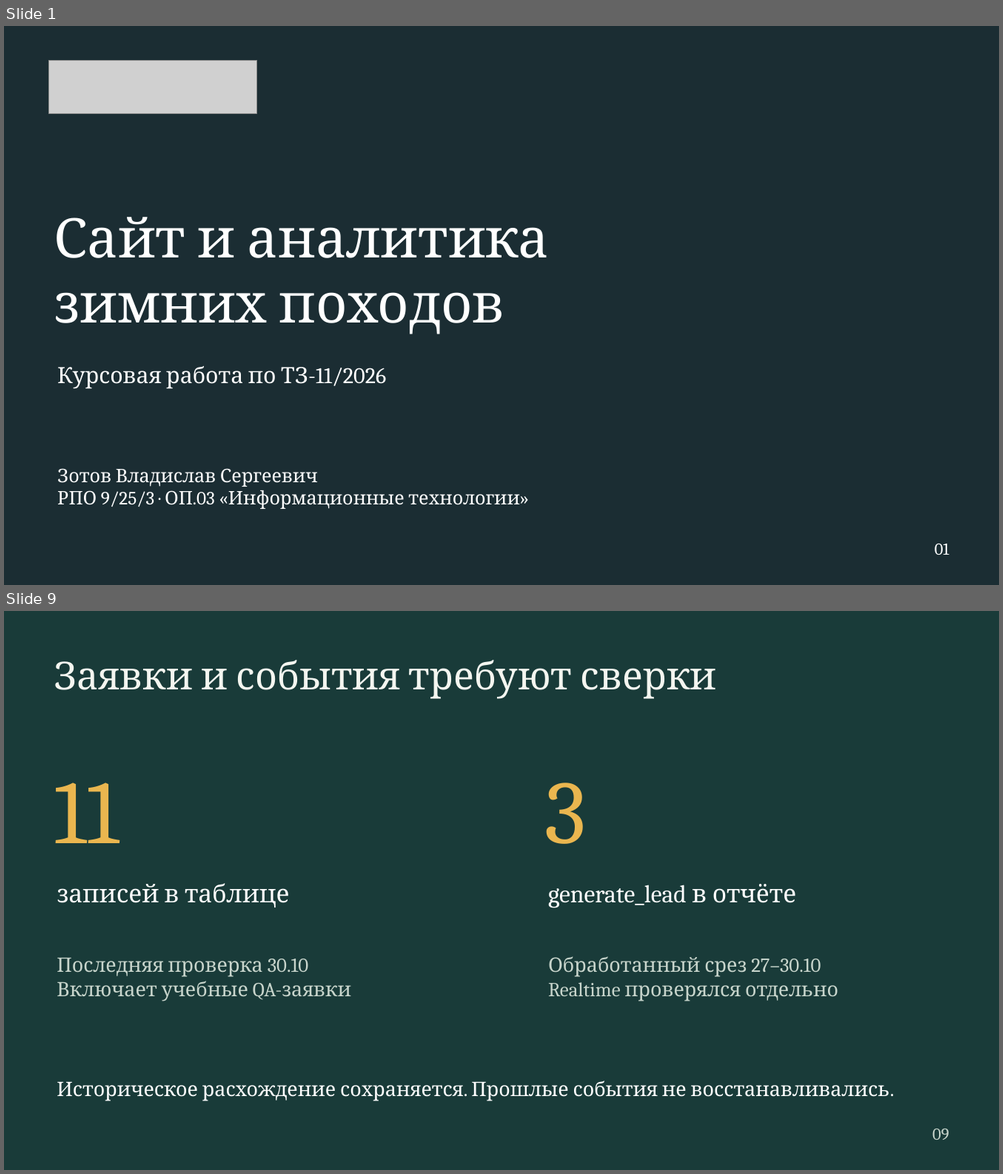
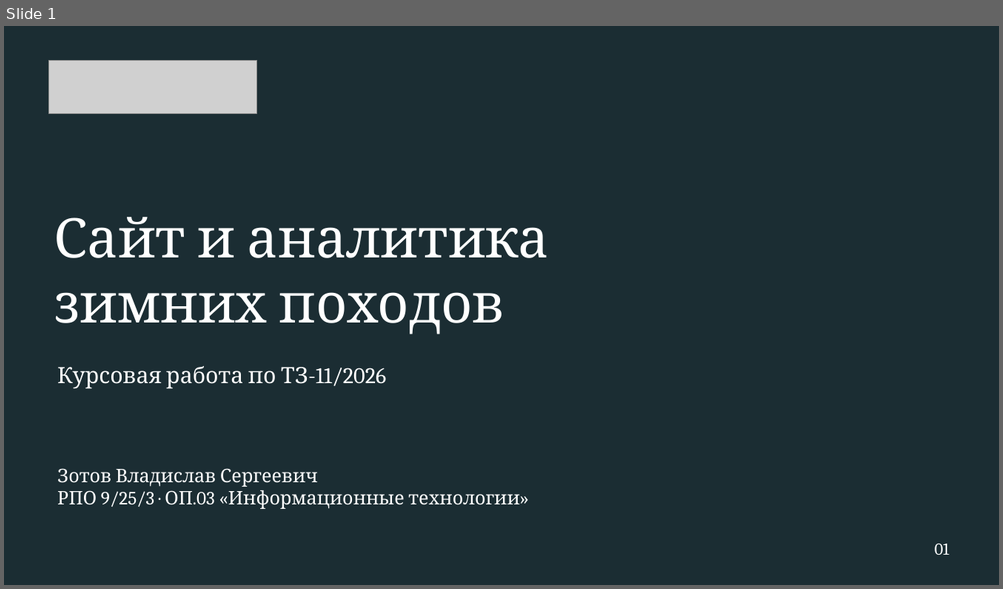
Before and after one commit to Resolushh/tz-11-turklub-tropa, a slide deck: presentation/zashchita.pptx. Shown one above the other, each under a label of ours: slides 1 and 9 before the commit, slide 1 after it; the slides between them are not shown. The pictures are 1003x1174 and 1003x589 pixels, drawn with LibreOffice and Linux fonts; fonts in the diff are those of the drawing; grey boxes stand for pictures; background and template pictures are left out; a plain dark background stands for a picture behind light text. Boxes give left, top, right and bottom in pixels: in the first picture for what was removed or moved away, otherwise in the second. Text is boxed around its words. In the diff, an @@ line names an element or a change of style, - is before the commit and + after.

Commit message:
presentation: добавить наглядный путь заявки и подробности проекта

```diff
--- a/presentation/zashchita.pptx
+++ b/presentation/zashchita.pptx
@@ slide 9 removed at bbox=[4, 611, 999, 1170], background #193B39 @@
@@ text removed at bbox=[54, 660, 717, 699] @@
-Заявки и события требуют сверки
@@ text removed at bbox=[54, 783, 119, 843] @@
-11
@@ text removed at bbox=[545, 783, 586, 844] @@
-3
@@ text removed at bbox=[57, 883, 290, 908] @@
-записей в таблице
@@ text removed at bbox=[548, 884, 797, 908] @@
-generate_lead в отчёте
@@ text removed at bbox=[57, 958, 351, 1002] @@
-Последняя проверка 30.10
-Включает учебные QA-заявки
@@ text removed at bbox=[548, 957, 838, 1002] @@
-Обработанный срез 27–30.10
-Realtime проверялся отдельно
@@ text removed at bbox=[57, 1081, 890, 1102] @@
-Историческое расхождение сохраняется. Прошлые события не восстанавливались.
@@ text removed at bbox=[932, 1129, 949, 1140] @@
-09
```
Also in this commit, not shown: 6 slides changed, 5 slides added, 4 other slides removed, 4 other files.
